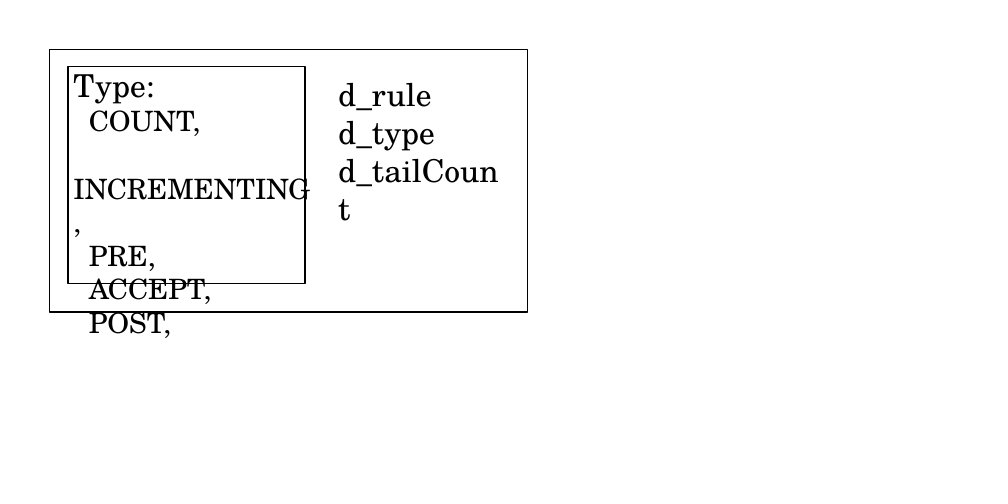
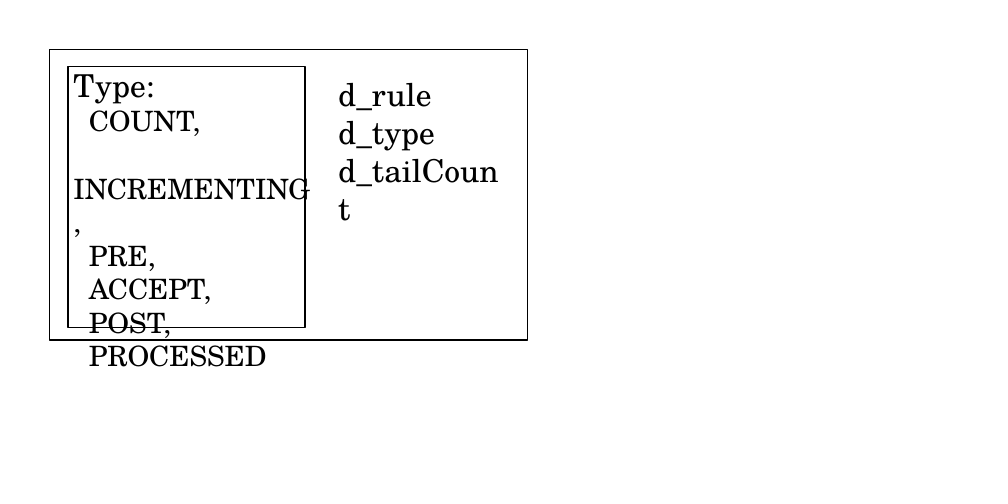
Before and after one commit to fbb-git/flexcpp, a slide deck: slide 1 of flexc++/documentation/manual/images/molds/tailcount.odp. Drawn at 1008x504 pixels with LibreOffice and Linux fonts; fonts in the diff are those of the drawing. Boxes give left, top, right and bottom in pixels: in the first picture for what was removed or moved away, otherwise in the second. Text is boxed around its words. In the diff, an @@ line names an element or a change of style, - is before the commit and + after.

```diff
--- a/flexc++/documentation/manual/images/molds/tailcount.odp
+++ b/flexc++/documentation/manual/images/molds/tailcount.odp
@@ rectangle: place and size @@
-rectangle at box(49, 49, 527, 311)
+rectangle at box(49, 49, 527, 340)
@@ rectangle: place and size @@
-rectangle at box(68, 67, 305, 284)
+rectangle at box(68, 67, 305, 328)
@@ text at box(89, 339, 267, 367): paragraph added @@
+PROCESSED
```
Also in this commit, not shown: 17 other files.
